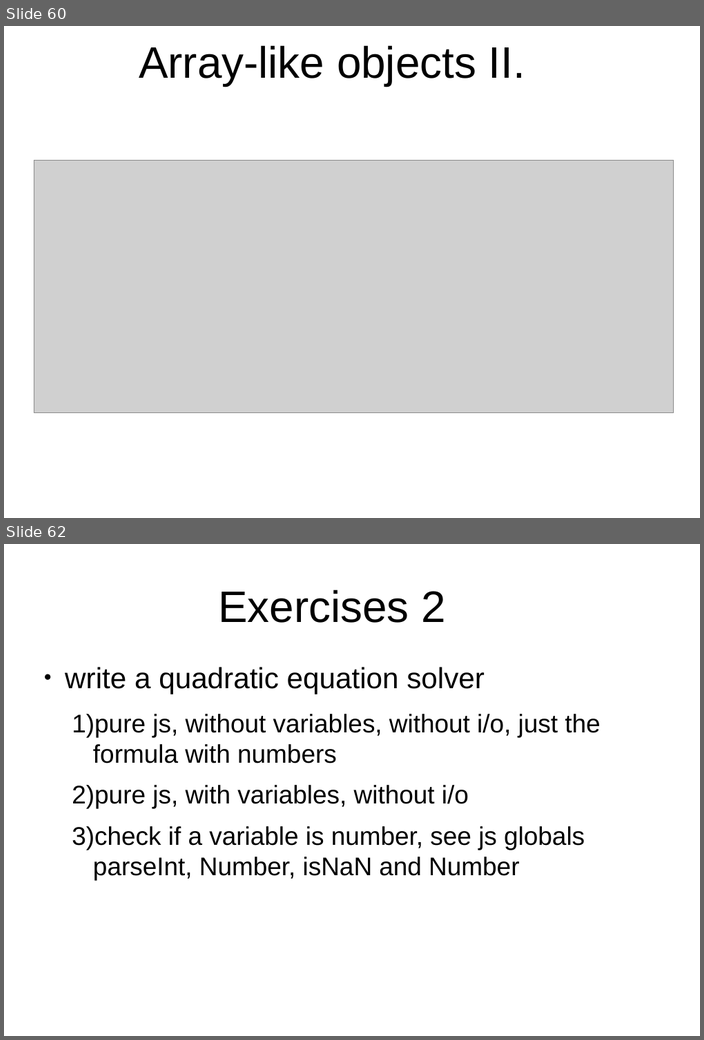
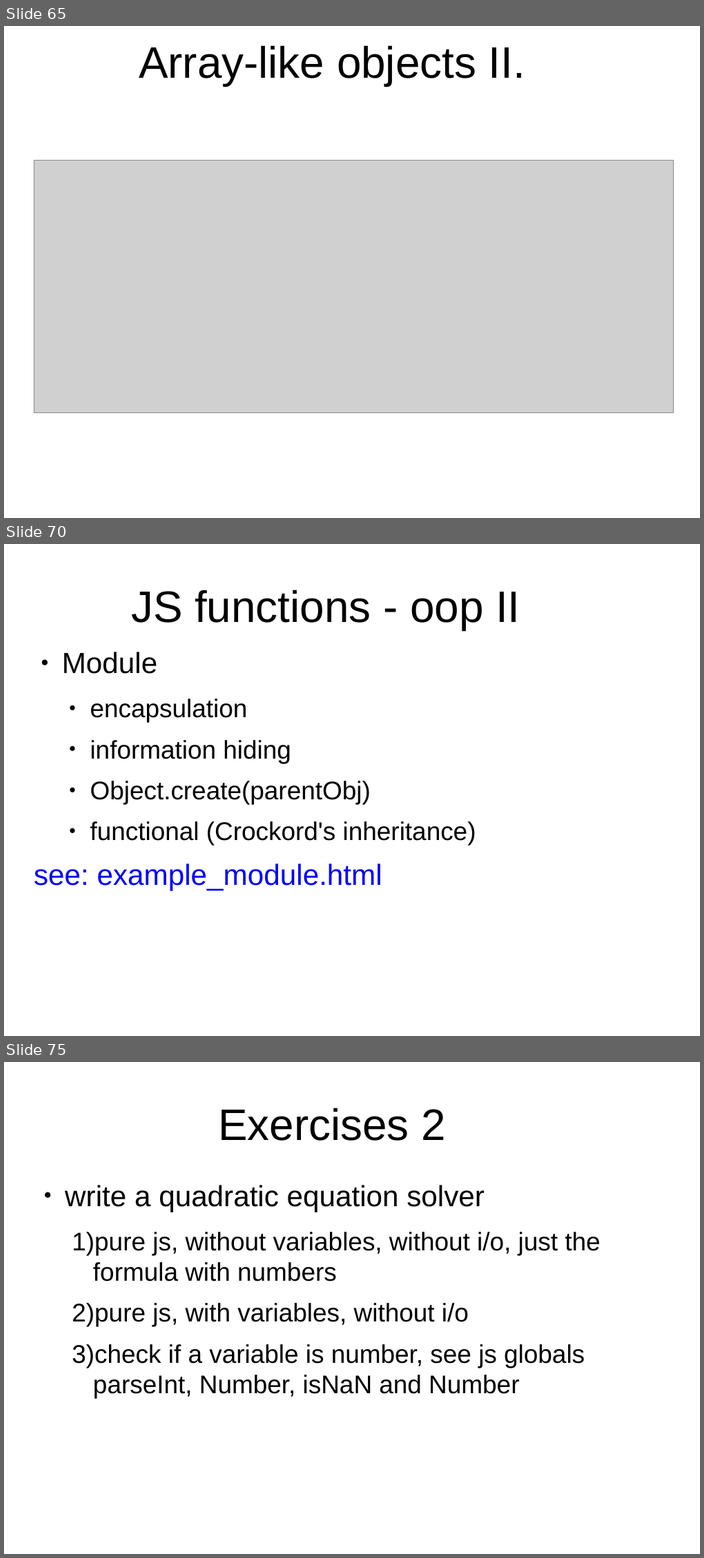
Before and after one commit to peterborkuti/other, a slide deck: JavaScriptBasics/jsbasics-slide.odp. Shown one above the other, each under a label of ours: slides 60 and 62 before the commit, slides 65, 70 and 75 after it; the slides between them are not shown. The pictures are 704x1040 and 704x1558 pixels, drawn with LibreOffice and Linux fonts; fonts in the diff are those of the drawing; grey boxes stand for pictures; background and template pictures are left out. Boxes give left, top, right and bottom in pixels: in the first picture for what was removed or moved away, otherwise in the second. Text is boxed around its words. In the diff, an @@ line names an element or a change of style, - is before the commit and + after.

```diff
--- a/JavaScriptBasics/jsbasics-slide.odp
+++ b/JavaScriptBasics/jsbasics-slide.odp
@@ slide 70 added at (4,544,700,1036), background #FFFFFF @@
@@ title added at (131,590,519,630), 53.3 pt, text #000000 @@
+JS functions - oop II
@@ text added at (34,652,476,890), 30.9 pt, text #000000 @@
+● Module
+  ● encapsulation
+  ● information hiding
+  ● Object.create(parentObj)
+  ● functional (Crockord's inheritance)
+see: example_module.html
@@ what was slide 60 is now slide 65 @@
@@ what was slide 62 is now slide 75 @@
```
Also in this commit, not shown: 13 other slides added, 1 slide removed, 4 other files.
